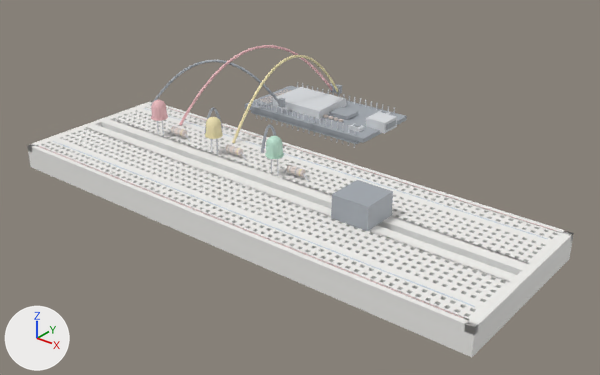
An edit to the glTF model mcp-server/physical_studio/bench/ready/traffic-light/step-14.glb, drawn before and after from the same camera.
The view is the same before and after, from a camera (50 mm lens) standing at (0.147, -0.1698, 0.1156) and looking at (-0.0027, 0.0173, -0.0004). The lights are fixed; the arrows at lower left show +X, +Y and +Z. The picture after the commit comes second. Where no turn or scale is listed for an object, it has been applied to the vertices. Vertices at exactly the same position are counted once.

Objects in the first picture: 'breadboard__mesh', 'button__mesh', 'uno__mesh', 'wire_red_signal__mesh', 'wire_yellow_signal__mesh' and 9 more.
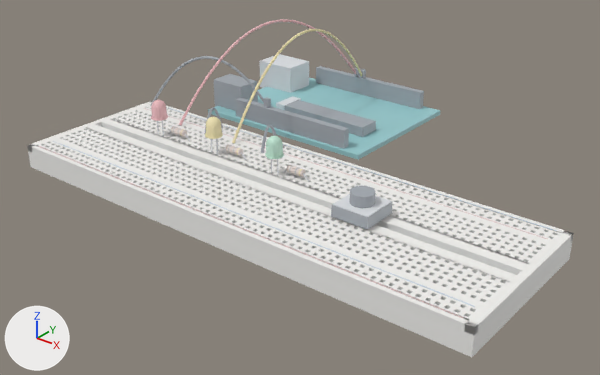
Boxes [x1, y1, x2, y2] around the edits, measured in the pictures (600 x 375 px; the box of a moved part takes in the faces that stretch with it):
'uno__mesh', reshaped (43% wider, 60% taller): before [245, 82, 407, 148]; after [208, 54, 440, 160]
'button__mesh', reshaped (10% shorter): before [331, 180, 393, 231]; after [331, 186, 393, 232]
'wire_red_signal__mesh', reshaped (15% wider, 32% taller): before [179, 45, 337, 126]; after [179, 19, 361, 126]
'wire_yellow_signal__mesh', reshaped (22% wider, 29% taller): before [232, 55, 342, 143]; after [232, 29, 366, 143]
part 1 of me_uno__mesh, added (cyan): after [208, 78, 440, 160]
part 2 of me_uno__mesh, added: after [259, 54, 309, 93]
part 3 of me_uno__mesh, added: after [214, 74, 258, 111]
part 4 of me_uno__mesh, added: after [285, 100, 376, 137]
part 5 of me_uno__mesh, added: after [276, 96, 301, 109]
part 6 of me_uno__mesh, added: after [235, 98, 349, 149]
part 7 of me_uno__mesh, added: after [316, 66, 424, 109]
part 8 of me_uno__mesh, deleted: before [245, 86, 407, 144]
part 10 of me_wire_red_signal__mesh, moved or reshaped: before [330, 84, 337, 93]; after [354, 68, 361, 77]
part 11 of me_wire_red_signal__mesh, moved or reshaped: before [179, 45, 332, 125]; after [179, 19, 356, 125]
part 12 of me_wire_yellow_signal__mesh, moved or reshaped: before [335, 85, 342, 94]; after [359, 69, 366, 78]
part 13 of me_wire_yellow_signal__mesh, moved or reshaped: before [238, 55, 338, 129]; after [237, 29, 362, 129]

Edits to the bpy script that builds the scene:
```text
Change me_uno__mesh:
    remove me_uno__mesh.from_pydata(...)  # 708 vertices, 1176 faces; spans x -0.0567..0.0005, y 0.051..0.079, z 0.0008..0.009
    add me_uno__mesh.from_pydata(...)  # 56 vertices, 84 faces; spans x -0.0672..0.0051, y 0.0383..0.0917, z 0.0038..0.0158
    me_uno__mesh part 1: a new loose piece, a box spanning x -0.0635..0.0051, y 0.0383..0.0917, z 0.0042..0.0058, in mat_defaultmaterial_001
    me_uno__mesh part 2: a new loose piece, a box spanning x -0.0672..-0.0512, y 0.072..0.084, z 0.0048..0.0158, in mat_defaultmaterial_001
    me_uno__mesh part 3: a new loose piece, a box spanning x -0.0652..-0.0512, y 0.0435..0.0525, z 0.0048..0.0158, in mat_defaultmaterial_001
    me_uno__mesh part 4: a new loose piece, a box spanning x -0.0377..-0.0027, y 0.052..0.06, z 0.0058..0.0093, in mat_defaultmaterial_001
    me_uno__mesh part 5: a new loose piece, a box spanning x -0.0452..-0.0412, y 0.056..0.066, z 0.0058..0.0074, in mat_defaultmaterial_001
    me_uno__mesh part 6: a new loose piece, a box spanning x -0.0507..-0.0017, y 0.0397..0.0422, z 0.0038..0.0123, in mat_defaultmaterial_001
    me_uno__mesh part 7: a new loose piece, a box spanning x -0.0507..-0.0017, y 0.0879..0.0904, z 0.0038..0.0123, in mat_defaultmaterial_001
    me_uno__mesh part 8: 274 vertices removed from x -0.0567..0.0005, y 0.051..0.079, z 0.0008..0.009
    other edits to the shape of me_uno__mesh do not show in these pictures
Change me_button__mesh:
    remove me_button__mesh.from_pydata(...)  # 8 vertices, 12 faces; spans x 0.02702..0.03902, y -0.006..0.006, z 0.008..0.0153
    add me_button__mesh.from_pydata(...)  # 138 vertices, 248 faces; spans x 0.02702..0.03902, y -0.00911..0.00911, z 0.008..0.0158
    me_button__mesh part 9: 8 vertices removed from x 0.02702..0.03902, y -0.006..0.006, z 0.008..0.0153; 138 vertices added at x 0.02702..0.03902, y -0.00911..0.00911, z 0.008..0.0158
Change me_wire_red_signal__mesh:
    remove me_wire_red_signal__mesh.from_pydata(...)  # 1009 vertices, 1932 faces; spans x -0.0563..-0.0334, y 0.0161..0.0784, z 0.0077..0.0316
    add me_wire_red_signal__mesh.from_pydata(...)  # 1009 vertices, 1932 faces; spans x -0.0564..-0.0304, y 0.0161..0.09, z 0.0077..0.0398
    me_wire_red_signal__mesh part 10: the loose piece of 8 vertices spanning x -0.0352..-0.0334, y 0.0766..0.0784, z 0.0085..0.0115 is moved by (0.003, 0.0116, 0.004)
    me_wire_red_signal__mesh part 11: 988 of 1009 vertices moved; they spanned x -0.0558..-0.0338, y 0.0176..0.0779, z 0.0082..0.0316 and now span x -0.0557..-0.0308, y 0.0179..0.0895, z 0.0107..0.0398; mean shift (0.0015, 0.0059, 0.0062); largest move (-0.0346, 0.0779, 0.0087) -> (-0.0316, 0.0895, 0.0127)
Change me_wire_yellow_signal__mesh:
    remove me_wire_yellow_signal__mesh.from_pydata(...)  # 1009 vertices, 1932 faces; spans x -0.0327..-0.03, y 0.0161..0.0784, z 0.0077..0.0303
    add me_wire_yellow_signal__mesh.from_pydata(...)  # 1009 vertices, 1932 faces; spans x -0.031..-0.0279, y 0.0161..0.09, z 0.0077..0.0384
    me_wire_yellow_signal__mesh part 12: the loose piece of 8 vertices spanning x -0.0327..-0.0309, y 0.0766..0.0784, z 0.0085..0.0115 is moved by (0.003, 0.0116, 0.004)
    me_wire_yellow_signal__mesh part 13: 1000 of 1009 vertices moved; they spanned x -0.0322..-0.03, y 0.0161..0.0779, z 0.0077..0.0303 and now span x -0.031..-0.0283, y 0.0161..0.0895, z 0.0077..0.0384; mean shift (0.0015, 0.0058, 0.006); largest move (-0.0314, 0.0773, 0.0083) -> (-0.0284, 0.0893, 0.0127)
```
